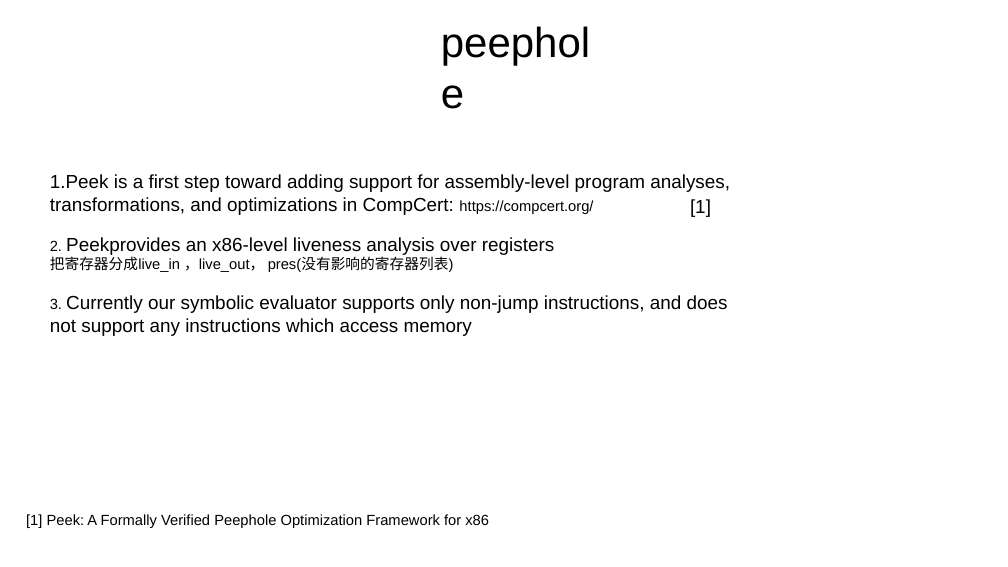
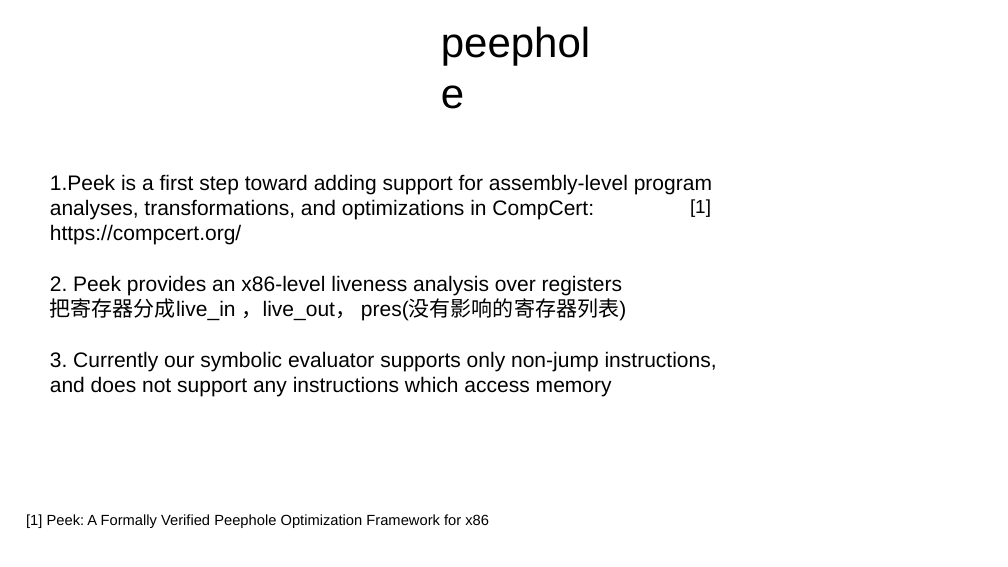
Before and after one commit to maktiny/Maktiny.github.io, a slide deck: slide 1 of docs/lab_material/peephole.pptx. Drawn at 1008x567 pixels with LibreOffice and Linux fonts; fonts in the diff are those of the drawing. Boxes give left, top, right and bottom in pixels: in the first picture for what was removed or moved away, otherwise in the second. Text is boxed around its words. In the diff, an @@ line names an element or a change of style, - is before the commit and + after.

```diff
--- a/docs/lab_material/peephole.pptx
+++ b/docs/lab_material/peephole.pptx
@@ text at box(50, 174, 717, 396): size 18 to 20 pt in "1.Peek is a first step toward adding ...", "Currently our symbolic evaluator supports only non-jump ..."; size 14 to 20 pt in "https://compcert.org/", "把寄存器分成live_in ，live_out， pres(没有影响的寄存器列表)", "3." @@
@@ text at box(50, 275, 623, 295): text changed; size 18 to 20 pt @@
-2. Peekprovides an x86-level liveness analysis over registers
+2. Peek provides an x86-level liveness analysis over registers
```
Also in this commit, not shown: 2 slides added, 3 other files.
